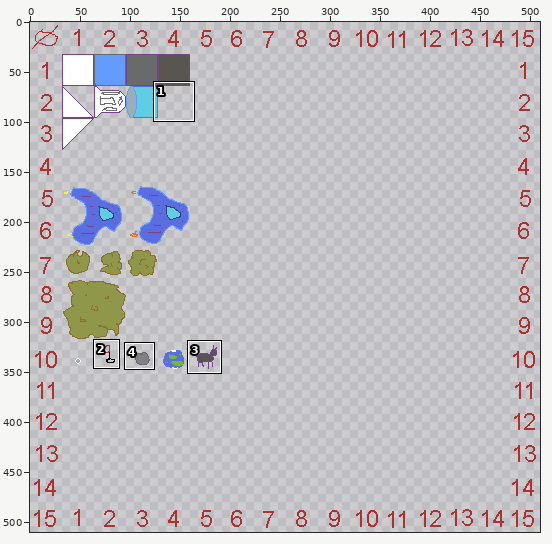
A pixel-art file gets an edit: src-resources/ludumDare43/images/ship-001.aseprite. Above, an overview of the earlier version with the close-up marked.
Close-up. Before the commit:
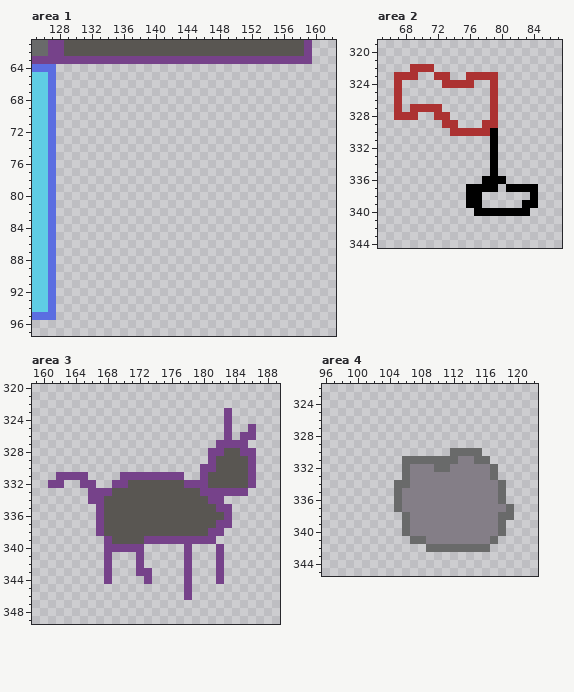
512x512 pixels, 1 frame. Shown: area 1: x 125..162, y 61..97; area 2: x 65..87, y 319..344; area 3: x 159..189, y 320..349; area 4: x 96..122, y 322..345. The wide view leaves out empty margins. The commit also changed other parts of the picture, which this record leaves out.
And afterwards:
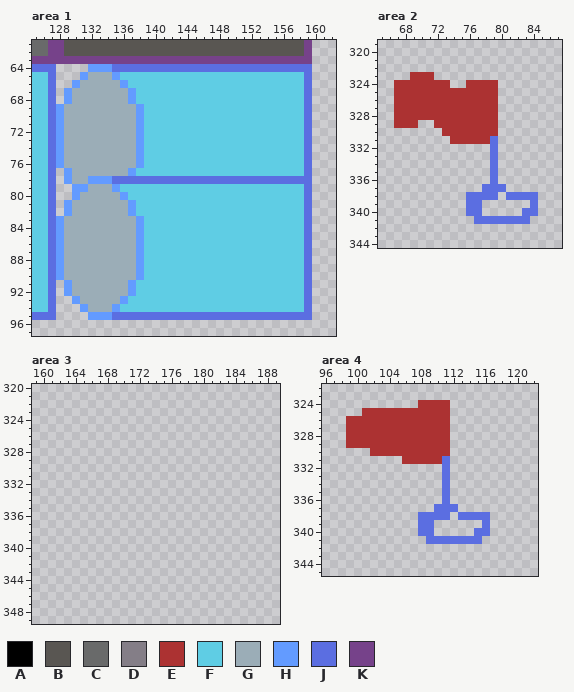
Palette (. is transparent): A #000000  B #595652  C #696a6a  D #847e87  E #ac3232  F #5fcde4  G #9badb7  H #639bff  J #5b6ee1  K #76428a
Diff:
Changed rows in their new state; - is an unchanged pixel.
Area 1:
first column x 128:
64 ----HHHJJJJJJJJJJJJJJJJJJJJJJJJJ
65 ---HGGGHFFFFFFFFFFFFFFFFFFFFFFFJ
66 --HGGGGGHFFFFFFFFFFFFFFFFFFFFFFJ
67 -HGGGGGGGHFFFFFFFFFFFFFFFFFFFFFJ
68 -HGGGGGGGHFFFFFFFFFFFFFFFFFFFFFJ
69 HGGGGGGGGGHFFFFFFFFFFFFFFFFFFFFJ
70 HGGGGGGGGGHFFFFFFFFFFFFFFFFFFFFJ
71 HGGGGGGGGGHFFFFFFFFFFFFFFFFFFFFJ
72 HGGGGGGGGGHFFFFFFFFFFFFFFFFFFFFJ
73 HGGGGGGGGGHFFFFFFFFFFFFFFFFFFFFJ
74 HGGGGGGGGGHFFFFFFFFFFFFFFFFFFFFJ
75 HGGGGGGGGGHFFFFFFFFFFFFFFFFFFFFJ
76 HGGGGGGGGGHFFFFFFFFFFFFFFFFFFFFJ
77 -HGGGGGGGHFFFFFFFFFFFFFFFFFFFFFJ
78 -HGGHHHJJJJJJJJJJJJJJJJJJJJJJJJJ
79 --HHGGGHFFFFFFFFFFFFFFFFFFFFFFFJ
80 --HGGGGGHFFFFFFFFFFFFFFFFFFFFFFJ
81 -HGGGGGGGHFFFFFFFFFFFFFFFFFFFFFJ
82 -HGGGGGGGHFFFFFFFFFFFFFFFFFFFFFJ
83 HGGGGGGGGGHFFFFFFFFFFFFFFFFFFFFJ
84 HGGGGGGGGGHFFFFFFFFFFFFFFFFFFFFJ
85 HGGGGGGGGGHFFFFFFFFFFFFFFFFFFFFJ
86 HGGGGGGGGGHFFFFFFFFFFFFFFFFFFFFJ
87 HGGGGGGGGGHFFFFFFFFFFFFFFFFFFFFJ
88 HGGGGGGGGGHFFFFFFFFFFFFFFFFFFFFJ
89 HGGGGGGGGGHFFFFFFFFFFFFFFFFFFFFJ
90 HGGGGGGGGGHFFFFFFFFFFFFFFFFFFFFJ
91 -HGGGGGGGHFFFFFFFFFFFFFFFFFFFFFJ
92 -HGGGGGGGHFFFFFFFFFFFFFFFFFFFFFJ
93 --HGGGGGHFFFFFFFFFFFFFFFFFFFFFFJ
94 ---HGGGHFFFFFFFFFFFFFFFFFFFFFFFJ
95 ----HHHJJJJJJJJJJJJJJJJJJJJJJJJJ
Area 2:
first column x 67:
322 --...-------------
323 ..-EE..--....-----
324 -EEEEE-..-EE------
325 -EEEEEEEEEEE------
326 -EEEEEEEEEEE------
327 -E----EEEEEE------
328 ---EE--EEEEE------
329 EEE--E--EEE-------
330 ------E-----E-----
331 -------EEEEEJ-----
332 ------------J-----
333 ------------J-----
334 ------------J-----
335 ------------J-----
336 -----------.J.----
337 ---------..JJJ....
338 ---------JJJJ-JJJJ
339 ---------JJ-----.J
340 ---------JJ.....JJ
341 ----------JJJJJJJ-
Area 3:
first column x 161:
323 ----------------------.---
324 ----------------------.---
325 ----------------------.--.
326 ----------------------.-..
327 ---------------------....-
328 --------------------......
329 --------------------......
330 -------------------.......
331 -....----........--.......
332 ..--..--..................
333 -----....................-
334 -----.................----
335 ------.................---
336 ------.................---
337 ------.................---
338 ------................----
339 -------..............-----
340 -------.....-----.---.----
341 -------.---.-----.---.----
342 -------.---.-----.---.----
343 -------.---..----.---.----
344 -------.----.----.---.----
345 -----------------.--------
346 -----------------.--------
Area 4:
first column x 99:
324 ---------EEEE--------
325 --EEEEEEEEEEE--------
326 EEEEEEEEEEEEE--------
327 EEEEEEEEEEEEE--------
328 EEEEEEEEEEEEE--------
329 EEEEEEEEEEEEE--------
330 ---EEEEEEEEEE....----
331 -------EEEEEJ.....---
332 -------.....J......--
333 -------.....J......--
334 ------......J.......-
335 ------......J.......-
336 ------......J.......-
337 ------.....JJJ.......
338 -------..JJJJ.JJJJ...
339 -------..JJ......J..-
340 -------..JJ.....JJ..-
341 --------..JJJJJJJ..--
342 ----------........---
Where, in picture pixels (left, top, right, bottom), the same in both close-ups:
added: (56, 64, 312, 320)
changed: (394, 64, 538, 224)
erased: (48, 408, 256, 600)
changed: (346, 400, 514, 552)
